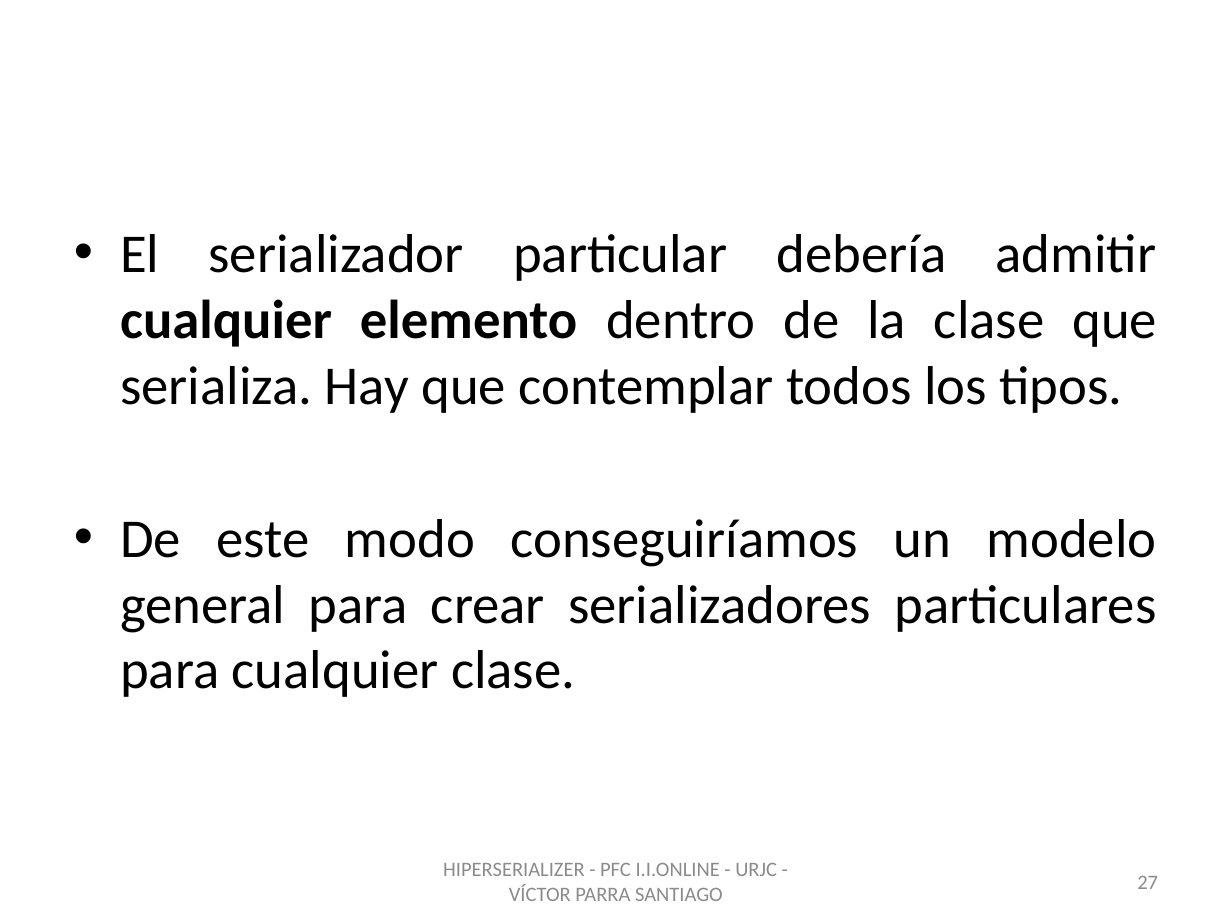
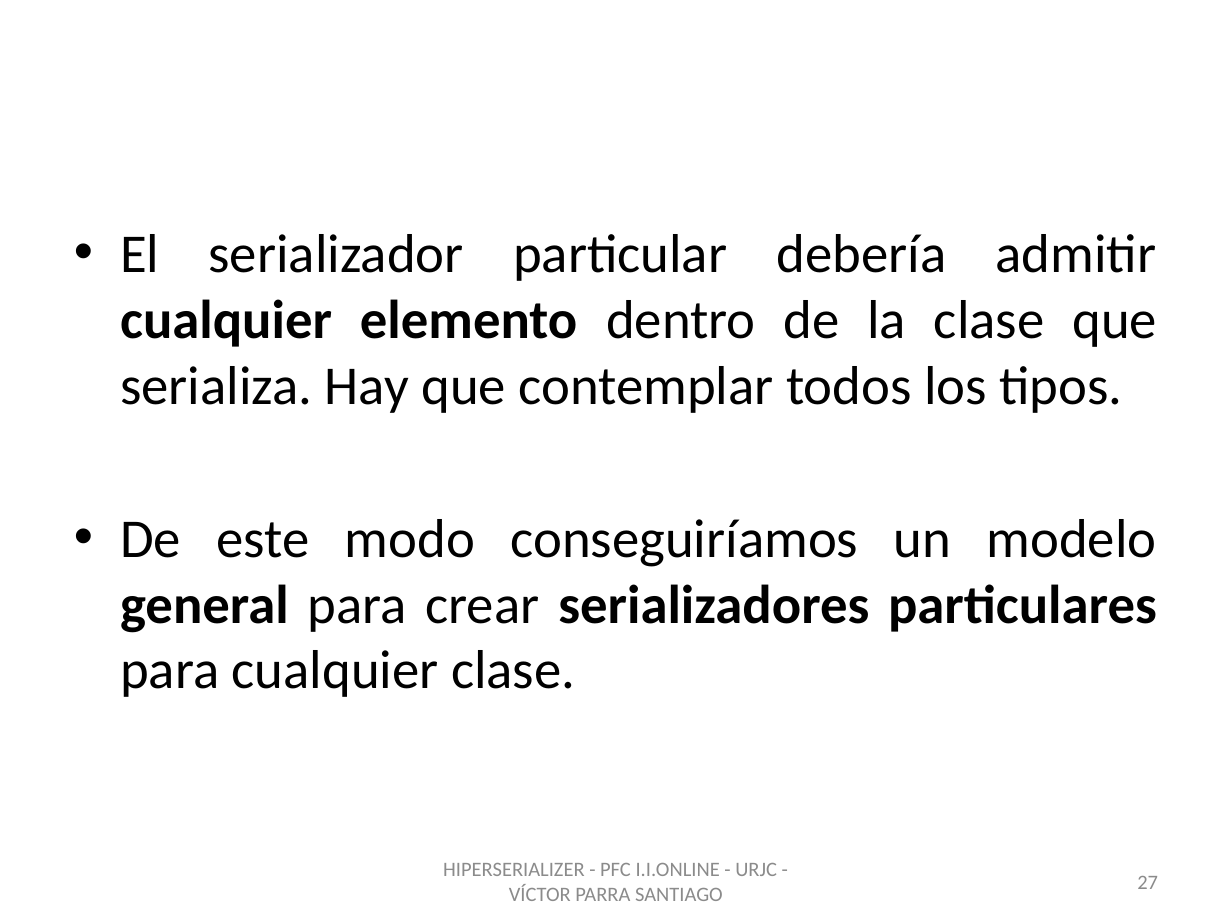
Before and after one commit to vitiparra/ProyectoFinDeCarrera, a slide deck: slide 27 of Memoria/PFC HiperSerializer OK.pptx. Drawn at 1232x924 pixels with LibreOffice and Linux fonts; fonts in the diff are those of the drawing; background and template pictures are left out. Boxes give left, top, right and bottom in pixels: in the first picture for what was removed or moved away, otherwise in the second. Text is boxed around its words. In the diff, an @@ line names an element or a change of style, - is before the commit and + after.

```diff
--- a/Memoria/PFC HiperSerializer OK.pptx
+++ b/Memoria/PFC HiperSerializer OK.pptx
@@ text at (120, 519, 1157, 697): bold on in "general serializadores particulares" @@
```
Also in this commit, not shown: 6 other slides changed, 5 slides added, 2 other files.
